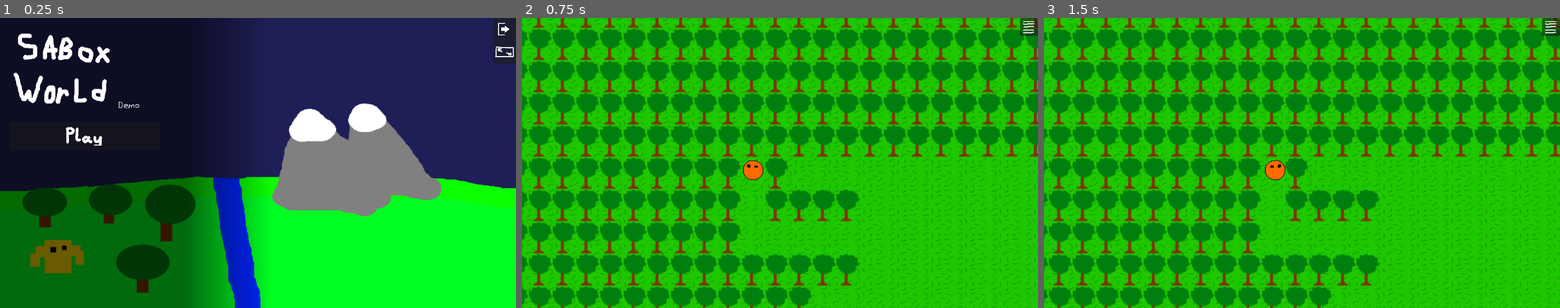
Above: before the commit, frames 1-3 (left to right).
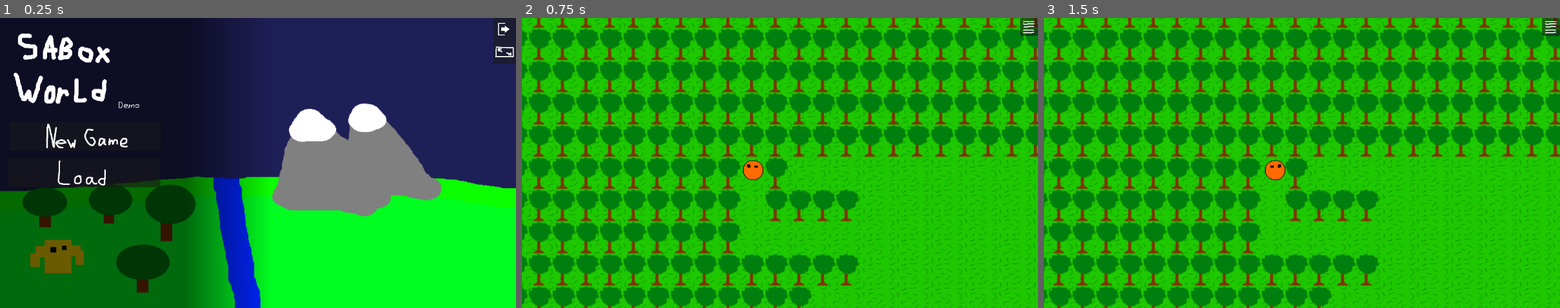
Above: after the commit, the same moments.

Repository: YCaTGameRT/SABox_World
Game: Godot game, scene res://scenes/main_menu.tscn
Two runs of this game, one before a commit and one after it. Both use one fixed random seed, a clock stepped at 60 frames per second and the inputs below.
Inputs (mouse positions are in pixels of both pictures, inside the frame that each line leads up to):
- Up to frame 1 (0.25 s): no input
- Up to frame 2 (0.75 s): click (604, 136) at 0.52 s
- Up to frame 3 (1.5 s): tap Enter at 1.25 s; move the mouse to (1415, 148) at 1.27 s; hold D (movement_right) from 1.28 s (still down); tap Space (play) at 1.35 s; click (1415, 148) at 1.42 s

The runs differ from the first frame. In frame 1, 0.7% of the frame differs, in the area x 8-32%, y 36-59%; in frame 2, nothing differs; in frame 3, nothing differs.

Commit message:
delete the "play" button from main menu and make the "new gaeme" and "load" buttons visible

Diff:
--- a/scenes/main_menu.tscn
+++ b/scenes/main_menu.tscn
@@ -1,8 +1,7 @@
-[gd_scene load_steps=12 format=3 uid="uid://b3wcvwxrd6od8"]
+[gd_scene load_steps=11 format=3 uid="uid://b3wcvwxrd6od8"]
 
 [ext_resource type="Script" path="res://Scripts/main_menu.gd" id="1_7nhs7"]
 [ext_resource type="Texture2D" uid="uid://cw8mx8ijbgmd2" path="res://Sprites/EXIT.png" id="1_fadfd"]
-[ext_resource type="Texture2D" uid="uid://btumygdqdqnvg" path="res://Sprites/Play.png" id="2_dw3mq"]
 [ext_resource type="Texture2D" uid="uid://3a32gsyaxvpo" path="res://Sprites/MB.png" id="2_pmkuo"]
 [ext_resource type="Texture2D" uid="uid://0fjci5syshgr" path="res://Sprites/to_window_icon.png" id="3_5t20i"]
 [ext_resource type="Texture2D" uid="uid://b5k7erlgu3o4t" path="res://Sprites/Title.png" id="3_11f13"]
@@ -68,37 +67,12 @@
 expand_mode = 1
 stretch_mode = 4
 
-[node name="Play" type="Button" parent="CanvasLayer/background/TextureRect/sidebar"]
+[node name="New Game" type="Button" parent="CanvasLayer/background/TextureRect/sidebar"]
 layout_mode = 1
 offset_left = 20.0
 offset_top = 232.0
 offset_right = 359.0
 offset_bottom = 297.0
-
-[node name="text" type="TextureRect" parent="CanvasLayer/background/TextureRect/sidebar/Play"]
-layout_mode = 1
-anchors_preset = 8
-anchor_left = 0.5
-anchor_top = 0.5
-anchor_right = 0.5
-anchor_bottom = 0.5
-offset_left = -44.0
-offset_top = -21.0
-offset_right = 44.0
-offset_bottom = 21.0
-grow_horizontal = 2
-grow_vertical = 2
-texture = ExtResource("2_dw3mq")
-expand_mode = 1
-stretch_mode = 4
-
-[node name="New Game" type="Button" parent="CanvasLayer/background/TextureRect/sidebar"]
-visible = false
-layout_mode = 0
-offset_left = 19.0
-offset_top = 313.0
-offset_right = 358.0
-offset_bottom = 378.0
 
 [node name="text" type="TextureRect" parent="CanvasLayer/background/TextureRect/sidebar/New Game"]
 layout_mode = 1
@@ -118,12 +92,11 @@
 stretch_mode = 4
 
 [node name="Load" type="Button" parent="CanvasLayer/background/TextureRect/sidebar"]
-visible = false
-layout_mode = 0
+layout_mode = 1
 offset_left = 19.0
-offset_top = 399.0
+offset_top = 313.0
 offset_right = 358.0
-offset_bottom = 464.0
+offset_bottom = 378.0
 
 [node name="text" type="TextureRect" parent="CanvasLayer/background/TextureRect/sidebar/Load"]
 layout_mode = 1
@@ -180,7 +153,6 @@
 expand_mode = 1
 stretch_mode = 4
 
-[connection signal="pressed" from="CanvasLayer/background/TextureRect/sidebar/Play" to="." method="play"]
 [connection signal="pressed" from="CanvasLayer/background/TextureRect/sidebar/New Game" to="." method="play"]
 [connection signal="pressed" from="CanvasLayer/background/TextureRect/sidebar/Load" to="." method="play"]
 [connection signal="pressed" from="CanvasLayer/background/TextureRect/Quit" to="." method="quit"]
